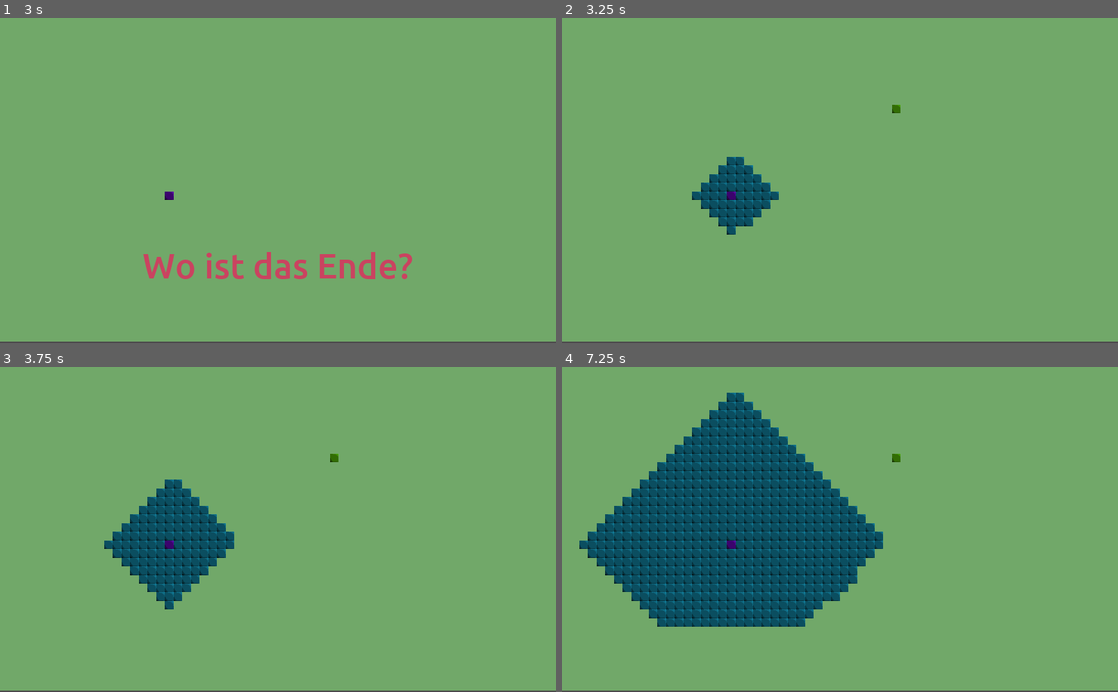
Above: before the commit, frames 1-4 (two rows, left to right).
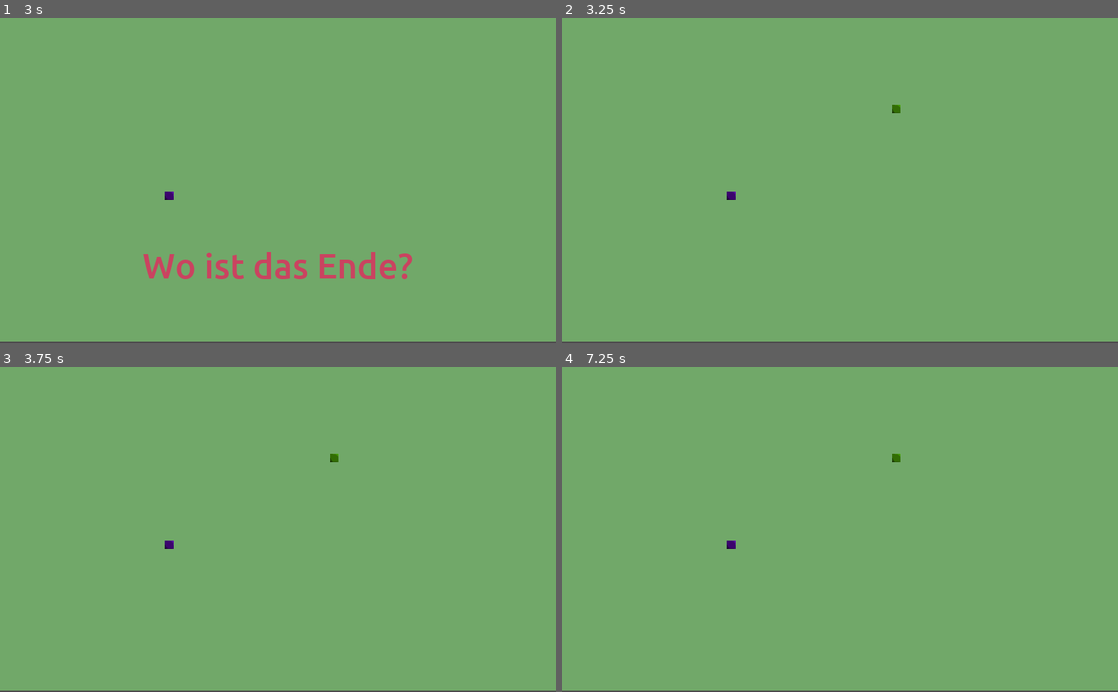
Above: after the commit, the same moments.

Repository: frehrmann/flixy-godot
Game: Godot game, scene res://Main.tscn
The game is run twice, just before and just after one commit, with the same random seed, the same clock (stepped at 60 frames per second) and the same inputs.
Inputs (mouse positions are in pixels of both pictures, inside the frame that each line leads up to):
- Up to frame 1 (3 s): tap Enter at 0.5, 2.75 s; move the mouse to (400, 164) at 0.52 s; click (400, 164) at 0.67 s; click "Weiter" at 1.25 s; tap Space at 2 s; move the mouse to (166, 196) at 2.02 s; click (166, 196) at 2.17 s; move the mouse to (333, 109) at 2.77 s; click (333, 109) at 2.92 s
- Up to frame 2 (3.25 s): no input
- Up to frame 3 (3.75 s): move the mouse to (250, 594) at 3.52 s; click (250, 594) at 3.67 s
- Up to frame 4 (7.25 s): move the mouse to (1006, 578) at 4.27 s; click (1006, 578) at 4.42 s; move the mouse to (673, 480) at 5.02 s; click (673, 480) at 5.17 s; move the mouse to (867, 529) at 5.77 s; click (867, 529) at 5.92 s; move the mouse to (756, 448) at 6.52 s; click (756, 448) at 6.67 s

Frame 1 is identical in both runs. In frame 2, 2.0% of the frame differs, in the area x 23-39%, y 42-67%; in frame 3, 5.0%; in frame 4, 24%, in the area x 3-58%, y 7-80%.
Error after the commit: Parse Error: Variable "AStar" shadows a native class. (res://Scripts/Search.gd:9)

Commit message:
Add a star search

Diff:
--- a/Projects/AStart/Main.tscn
+++ b/Projects/AStart/Main.tscn
@@ -29,6 +29,7 @@
 
 [node name="Search" type="Node" parent="."]
 script = ExtResource( 3 )
+AStar = true
 
 [node name="Storage" type="Node" parent="Search"]
 script = ExtResource( 4 )
--- a/Projects/AStart/Scripts/Search.gd
+++ b/Projects/AStart/Scripts/Search.gd
@@ -6,6 +6,7 @@
 var start_pos
 var size
 var dirs = [Vector2(1, 0), Vector2(-1, 0), Vector2(0, 1), Vector2(0, -1)]
+export(bool) var AStar
 
 func start(start, target, max_tile_idx):
 	blocks = []
@@ -30,6 +31,17 @@
 func is_in(pos):
 	return pos.x >= 0 and pos.y >= 0 and pos.x < size.x and pos.y < size.y
 
+func dist2finish(elem, pos):
+	return elem.distance_to(finish) < pos.distance_to(finish)
+
+func add_to_queue(pos):
+	if !blocks.has(pos):
+		if AStar:
+			var idx = blocks.bsearch_custom(pos, self, "dist2finish")
+			blocks.insert(idx, pos)
+		else:
+			blocks.push_back(pos)
+
 # current block is free
 func freeblock():
 	dirs.shuffle()
@@ -37,7 +49,7 @@
 		var pos = current_block + dir
 		if is_in(pos) and pos != start_pos:
 			$Storage.set_fromv(pos, current_block)
-			blocks.append(pos)
+			add_to_queue(pos)
 	current_block = blocks.pop_front()
 
 func current():
